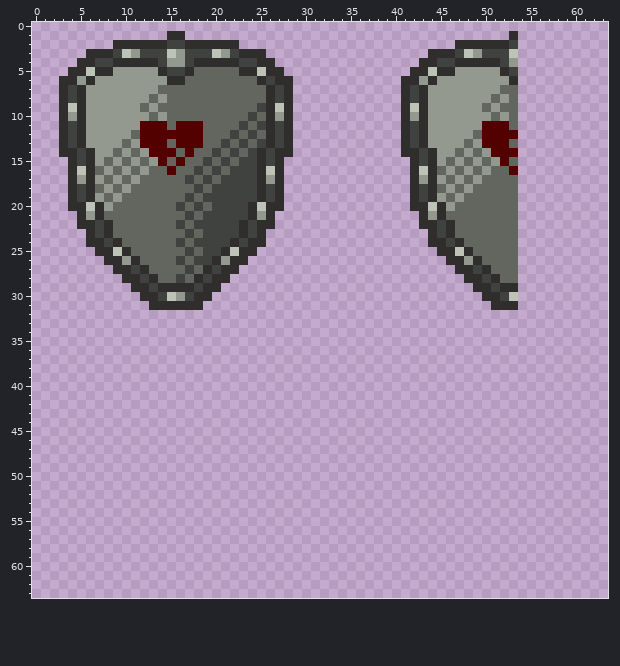
A pixel-art sprite gets an edit: EECS494-P3/Assets/Aesthetics/Sprites/shieldIcons.png. That is the earlier state.
The file is 64x64 pixels. Colours within 5 levels of each other are drawn and written as one.
After the commit:
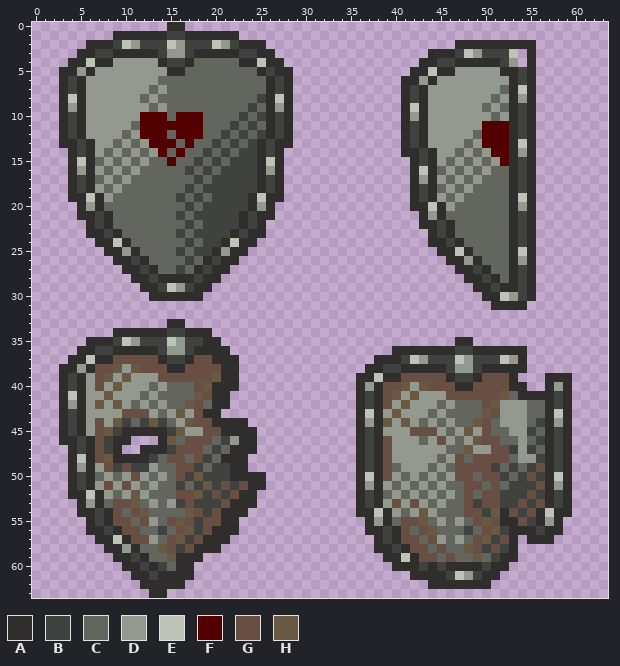
Palette (. is transparent): A #302e2c  B #3f423e  C #62665f  D #93998e  E #bdc4b7  F #520000  G #684e43  H #695943
Change:
Changed rows in their new state; - is an unchanged pixel.
first column x 3:
 0 ------------AA-------------------------------------------
 1 ------AAAAAABBAAAAAA------------------------------.------
 2 ---AAABEDBBBEDBBBEDBAAA---------------------------AAA----
 3 --A-BBAAAAA-D--AAAAABB-A----------------------------A----
 4 -A-EAADDDDDABBACCCCCAAE-A---------------------------A----
 5 A-DADD-----DAAC-----CCAB-A------------------------ABA----
 6 -BAD-------CCC--------CAB--------------------------BA----
 7 ----------CD--------------------------------------AEA----
 8 -E-------CDC----------B-E-------------------------ADA----
 9 -D-------DCD---------BC-D-------------------------ABA----
10 -B-------FFF-FFF----BCB-B-------------------------ABA----
11 --------C---F------BCBC---------------------------ABA----
12 -------CD---C-----BCBCB---------------------------ABA----
13 -ABA--CDCD--FC-C-BCBCBABA-------------------------AEA----
14 .----CDCDCD-CFC-BCBCB----.------------------------ADA----
15 --E-CDCDCDCCFC-BCBCB---E--------------------------ABA----
16 --D-DCDCDC--C-BCBCB----D--------------------------ABA----
17 --B-CDCDC-----CBCB-----B--------------------------ABA----
18 ----DCDC------BCB---------------------------------ABA----
19 --AEADC------BCBC----AEA--------------------------AEA----
20 -.-D-C-------CBCB-----D-.-------------------------ADA----
21 ---ABA-------BCB----ABA---------------------------ABA----
22 --.----------CBC-------.--------------------------ABA----
23 ----ABA------BCB---ABA----------------------------ABA----
24 ---.-AEA-----CBC--AEA-.---------------------------ABA----
25 ----.-ADA----BCB-ADA-.----------------------------AEA----
26 -----.-ABA---CBCABA-.-----------------------------ADA----
27 ------.-ABA--BCABA-.------------------------------ABA----
28 -------.-ABAAAABA-.-------------------------------ABA----
29 --------.-ABEDBA-.---------------------------------BA----
30 ---------.-AAAA-.--------------------------------EDBA----
31 ----------......-----------------------------------A-----
33 ------------AA-------------------------------------------
34 ------AAAAAABBAAA----------------------------------------
35 ---AAABEDBBBEDBBAA--------------------------AA-----------
36 --AABBAAAAABDDBAAAA------------------AAAAAAABBAAAAAA-----
37 -AAEAAGGGGGABBAGGAAA---------------AAABEDBBBEDBBBEDA-----
38 AADAGGHDHGGGAAGGGGAA--------------AABBAAAAABDDBAAAAA-----
39 ABADGHDHDDDGGGGGGHAA-------------AAEAAGGGGGABBAGGGA---AAA
40 ABADGDHDDDCDCCCGHAAA-------------ADAGGHDHGGGAAGGGGAA--ADA
41 AEADDHDDDCDCCCCHGAA--------------ABAGHDHDDDGGGGGGHCAAAABA
42 ADADHDHDCDCDCCHGCAA--------------ABAGDHDDDCDCCCGHDDDCCABA
43 ABADDDDGGGDCDHDGAA---------------AEADHDDDCDCCCCHGDDDCCAEA
44 ABADGDHBCBHBCDHGGAAAA------------ADAHDHDCDCDCCHGCDDDCBADA
45 ABADGHBAAAAABHDDGGAAAA-----------ABADDDGGGDCDHDGCCDDBCABA
46 AABAGBAA---AHCGGGCBDAA-----------ABAGDDDCDGDCDHGGCCDCBABA
47 -ABAGBA--AAABGGGCBCAAA-----------ABAGDDDDDDCCHDDGGBDBCABA
48 -AEAGHAAAABCGGCGBCAAA------------ABAGDDDDDCDGCGGGGCDDBABA
49 -ADADGBGBBDCCGGBCBBAA------------ABAGCDDDCDCGGGGBCBCBGABA
50 -ABACDCDGDCDCGBHBBBAAAA----------AEAGDCDCDCDGGCGGBCBGBAEA
51 -ABADGDGDCDCCBCBHBGBGAA----------ADADCDCDCDCCGGCGCBBBGADA
52 -AAEADCDHDCCCGGHBGBGAA-----------ABACDCDCDCDCGCGGBBBGBABA
53 --ADACGGHCDCDBGBBBGAAA-----------ABADGDGDCDCCGBGGBBGBGABA
54 --AABAGCGHCCCCHGBGAAA------------AAEADCDHDCCCGGBHAGBGAEAA
55 ---ABAGGCGDCGHGBGGAA--------------ADACGGHCDCDCGHGAAGBADA-
56 ---AABAGGCCBCGHBGAAA--------------AABAGCGHCCCBCGHBAAABAA-
57 ----AAEAGGDCGHBGAAA----------------ABAGGCGDCDCGHBGA-AAA--
58 -----AADACCHGBGAAA-----------------AABAGGCGCCHGBGBA------
59 ------AABACCHAAA--------------------AAEAGGCGCCHCBAA------
60 -------AABABCAA----------------------AAABABAAAABAA-------
61 --------AABAAAA------------------------AAAABEDBAA--------
62 ---------AAAAA---------------------------AAAAAAA---------
63 ----------AA---------------------------------------------
